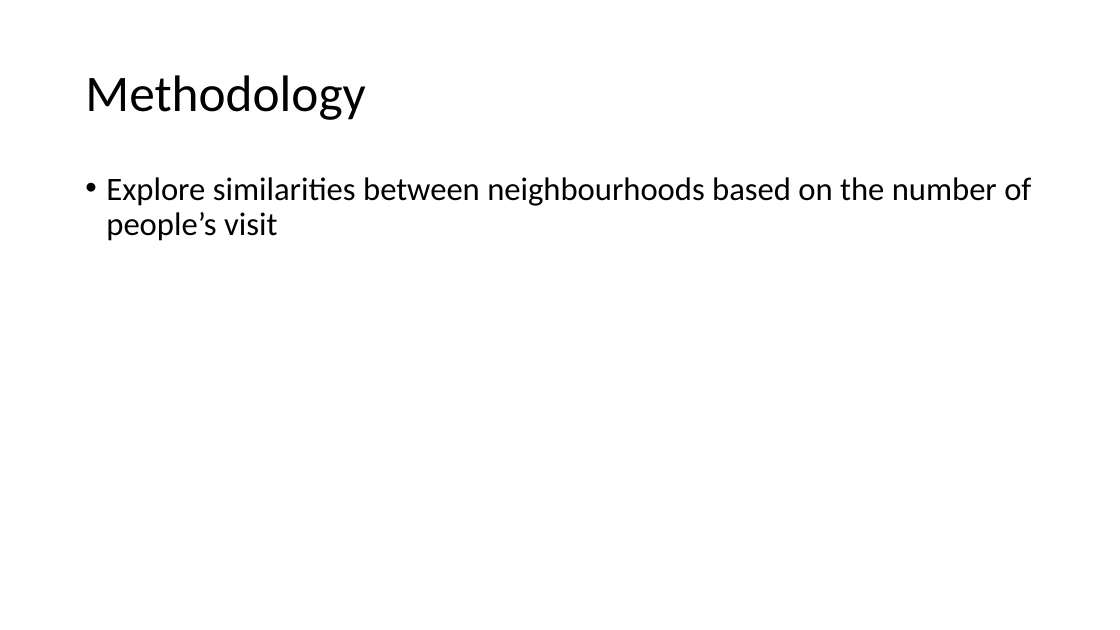
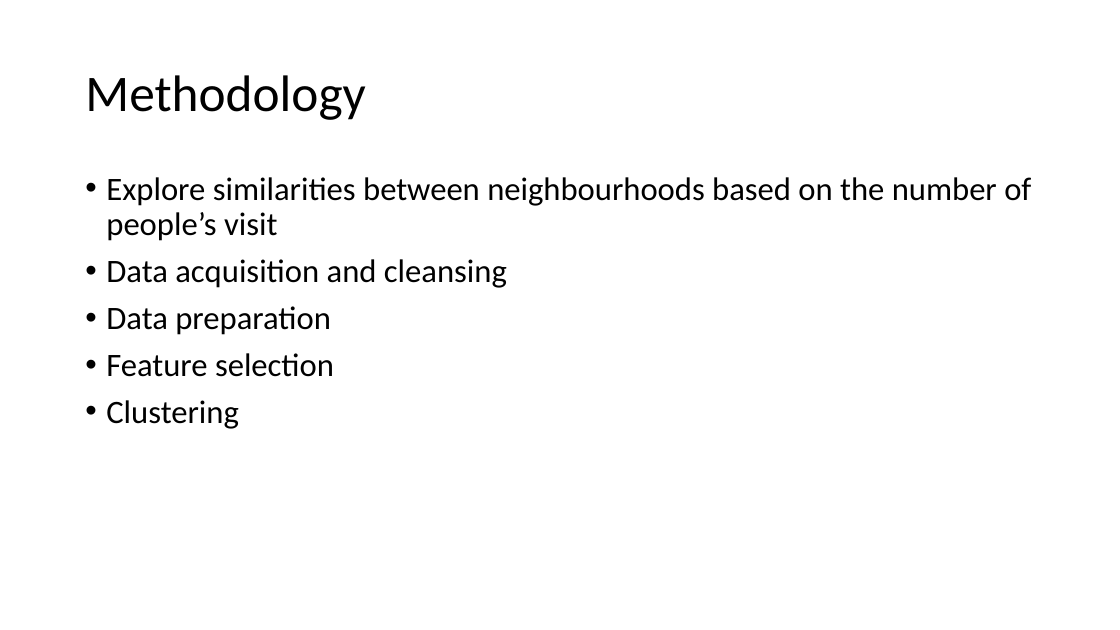
Before and after one commit to yshaikhygali/Coursera_Capstone, a slide deck: slide 4 of Capstone_Project_Presentation.pptx. Drawn at 1120x630 pixels with LibreOffice and Linux fonts; fonts in the diff are those of the drawing. Boxes give left, top, right and bottom in pixels: in the first picture for what was removed or moved away, otherwise in the second. Text is boxed around its words. In the diff, an @@ line names an element or a change of style, - is before the commit and + after.

```diff
--- a/Capstone_Project_Presentation.pptx
+++ b/Capstone_Project_Presentation.pptx
@@ text at box(106, 259, 507, 429): paragraphs added @@
+• Data acquisition and cleansing
+• Data preparation
+• Feature selection
+• Clustering
```
Also in this commit, not shown: 2 other slides changed, 5 slides added, 1 slide removed.
